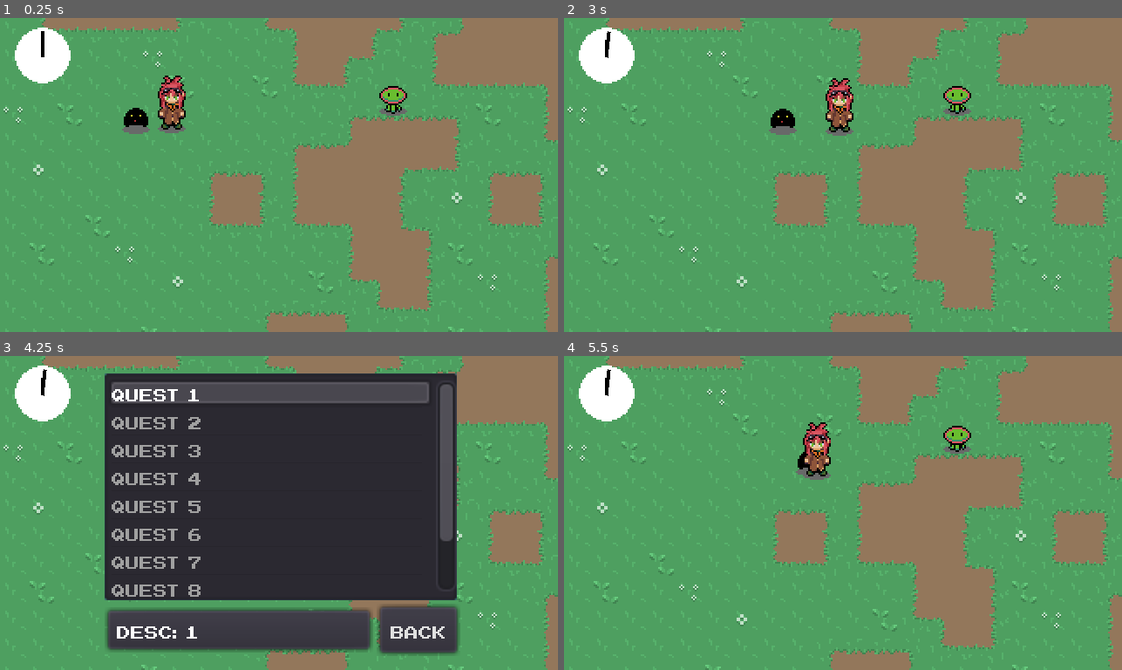
Above: before the commit, frames 1-4 (two rows, left to right).
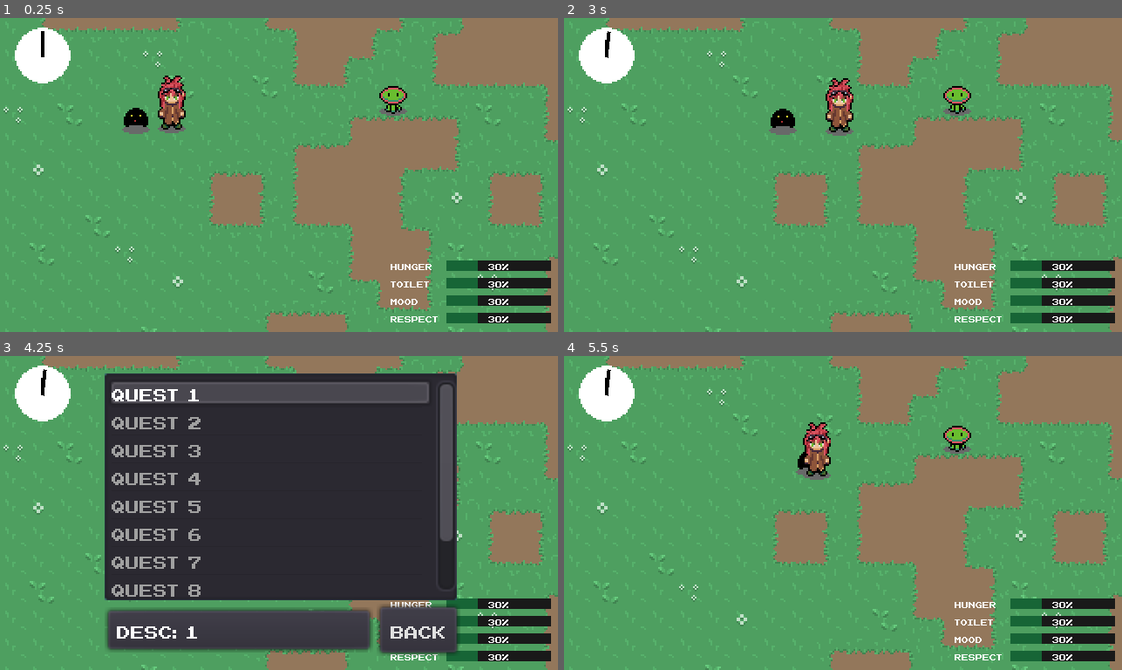
Above: after the commit, the same moments.

Repository: Morphclue/evo-world
Game: Godot game, scene res://world.tscn
The game is run twice, just before and just after one commit, with the same random seed, the same clock (stepped at 60 frames per second) and the same inputs.
Inputs:
- Up to frame 1 (0.25 s): no input
- Up to frame 2 (3 s): tap Enter (ui_accept) at 0.5, 0.77, 1.52, 2 s; hold D (right) 0.53-1.28 s; tap K (confirm) at 0.6, 2.1 s; hold S (down) 1.28-2.03 s; tap J (journal) at 1.35 s; hold D (right) 2.03-2.75 s; click "Back" at 2.75 s
- Up to frame 3 (4.25 s): tap K (confirm) at 3.5 s; hold Up (ui_up) from 3.53 s (still down); tap J (journal) at 3.6 s; tap Enter (ui_accept) at 3.77 s
- Up to frame 4 (5.5 s): tap Enter (ui_accept) at 4.25, 4.52, 5.27 s; release Up (ui_up) at 4.28 s; hold A (left) from 4.28 s (still down); tap K (confirm) at 4.35, 5 s; tap J (journal) at 5.1 s

The runs differ from the first frame. In frame 1, 2.8% of the frame differs, in the area x 29-99%, y 21-98%; in frame 2, 2.8%; in frame 3, 2.5%; in frame 4, 2.8%.

Commit message:
feat: basic status bars

Diff:
--- a/player/player.tscn
+++ b/player/player.tscn
@@ -30,6 +30,7 @@
 [node name="Accessory" type="Sprite" parent="SpriteLayer"]
 
 [node name="TestSprite" type="Sprite" parent="."]
+visible = false
 texture = ExtResource( 1 )
 
 [node name="CollisionShape2D" type="CollisionShape2D" parent="."]
--- a/ui/fonts/theme.tres
+++ b/ui/fonts/theme.tres
@@ -1,6 +1,10 @@
-[gd_resource type="Theme" load_steps=2 format=2]
+[gd_resource type="Theme" load_steps=3 format=2]
 
-[ext_resource path="res://ui/fonts/NESCyrillic.tres" type="DynamicFont" id=1]
+[sub_resource type="DynamicFontData" id=1]
+font_path = "res://ui/fonts/NESCyrillic.ttf"
+
+[sub_resource type="DynamicFont" id=2]
+font_data = SubResource( 1 )
 
 [resource]
-default_font = ExtResource( 1 )
+default_font = SubResource( 2 )
--- a/ui/hud/hud.gd
+++ b/ui/hud/hud.gd
@@ -1,6 +1,7 @@
 extends Node
 
 onready var clock: Control = $clock
+onready var status: Control = $status
 var journal_scene: PackedScene  = preload("res://ui/menus/journal.tscn")
 var inventory_scene: PackedScene = preload("res://uI/menus/inventory.tscn")
 var journal: Control = null
@@ -38,4 +39,4 @@
 	journal = null
 	inventory = null
 	get_tree().paused = false
-	Utils.remove_children(self, [clock])
+	Utils.remove_children(self, [clock, status])
--- /dev/null
+++ b/ui/hud/status.tscn
@@ -0,0 +1,122 @@
+[gd_scene load_steps=6 format=2]
+
+[sub_resource type="DynamicFontData" id=1]
+font_path = "res://ui/fonts/NESCyrillic.ttf"
+
+[sub_resource type="DynamicFont" id=6]
+size = 8
+font_data = SubResource( 1 )
+
+[sub_resource type="Theme" id=7]
+default_font = SubResource( 6 )
+
+[sub_resource type="StyleBoxFlat" id=4]
+bg_color = Color( 0.0941176, 0.4, 0.215686, 1 )
+
+[sub_resource type="StyleBoxFlat" id=5]
+bg_color = Color( 0.101961, 0.101961, 0.101961, 1 )
+
+[node name="status" type="Control"]
+anchor_right = 1.0
+anchor_bottom = 1.0
+theme = SubResource( 7 )
+__meta__ = {
+"_edit_use_anchors_": false
+}
+
+[node name="hBox" type="HBoxContainer" parent="."]
+anchor_top = 0.77
+anchor_right = 0.99
+anchor_bottom = 0.8
+alignment = 2
+__meta__ = {
+"_edit_use_anchors_": false
+}
+
+[node name="labels" type="VBoxContainer" parent="hBox"]
+margin_left = 224.0
+margin_right = 252.0
+margin_bottom = 60.0
+
+[node name="hunger" type="Label" parent="hBox/labels"]
+margin_right = 28.0
+margin_bottom = 7.0
+text = "Hunger"
+
+[node name="toilet" type="Label" parent="hBox/labels"]
+margin_top = 11.0
+margin_right = 28.0
+margin_bottom = 18.0
+text = "toilet"
+
+[node name="mood" type="Label" parent="hBox/labels"]
+margin_top = 22.0
+margin_right = 28.0
+margin_bottom = 29.0
+text = "Mood"
+
+[node name="respect" type="Label" parent="hBox/labels"]
+margin_top = 33.0
+margin_right = 28.0
+margin_bottom = 40.0
+text = "Respect"
+
+[node name="progressBars" type="VBoxContainer" parent="hBox"]
+margin_left = 256.0
+margin_right = 316.0
+margin_bottom = 60.0
+rect_min_size = Vector2( 60, 0 )
+__meta__ = {
+"_edit_use_anchors_": false
+}
+
+[node name="hunger" type="ProgressBar" parent="hBox/progressBars"]
+margin_right = 60.0
+margin_bottom = 7.0
+custom_styles/fg = SubResource( 4 )
+custom_styles/bg = SubResource( 5 )
+custom_colors/font_color = Color( 1, 1, 1, 1 )
+step = 1.0
+value = 30.0
+__meta__ = {
+"_edit_use_anchors_": false
+}
+
+[node name="toilet" type="ProgressBar" parent="hBox/progressBars"]
+margin_top = 11.0
+margin_right = 60.0
+margin_bottom = 18.0
+custom_styles/fg = SubResource( 4 )
+custom_styles/bg = SubResource( 5 )
+custom_colors/font_color = Color( 1, 1, 1, 1 )
+step = 1.0
+value = 30.0
+__meta__ = {
+"_edit_use_anchors_": false
+}
+
+[node name="mood" type="ProgressBar" parent="hBox/progressBars"]
+margin_top = 22.0
+margin_right = 60.0
+margin_bottom = 29.0
+custom_styles/fg = SubResource( 4 )
+custom_styles/bg = SubResource( 5 )
+custom_colors/font_color = Color( 1, 1, 1, 1 )
+step = 1.0
+value = 30.0
+__meta__ = {
+"_edit_use_anchors_": false
+}
+
+[node name="respect" type="ProgressBar" parent="hBox/progressBars"]
+margin_top = 33.0
+margin_right = 60.0
+margin_bottom = 40.0
+custom_styles/fg = SubResource( 4 )
+custom_styles/bg = SubResource( 5 )
+custom_colors/font_color = Color( 1, 1, 1, 1 )
+step = 1.0
+value = 30.0
+__meta__ = {
+"_edit_use_anchors_": false
+}
--- a/world.tscn
+++ b/world.tscn
@@ -9,6 +9,7 @@
 [ext_resource path="res://ui/hud/clock.tscn" type="PackedScene" id=7]
 [ext_resource path="res://ui/hud/hud.gd" type="Script" id=8]
 [ext_resource path="res://npc/npc.tscn" type="PackedScene" id=9]
+[ext_resource path="res://ui/hud/status.tscn" type="PackedScene" id=10]
 
 [sub_resource type="TileSet" id=1]
 0/name = "grass_atlas.png 0"
@@ -71,3 +72,5 @@
 script = ExtResource( 8 )
 
 [node name="clock" parent="hud" instance=ExtResource( 7 )]
+
+[node name="status" parent="hud" instance=ExtResource( 10 )]
Not shown: 1 places in world.tscn that only renumber resources
